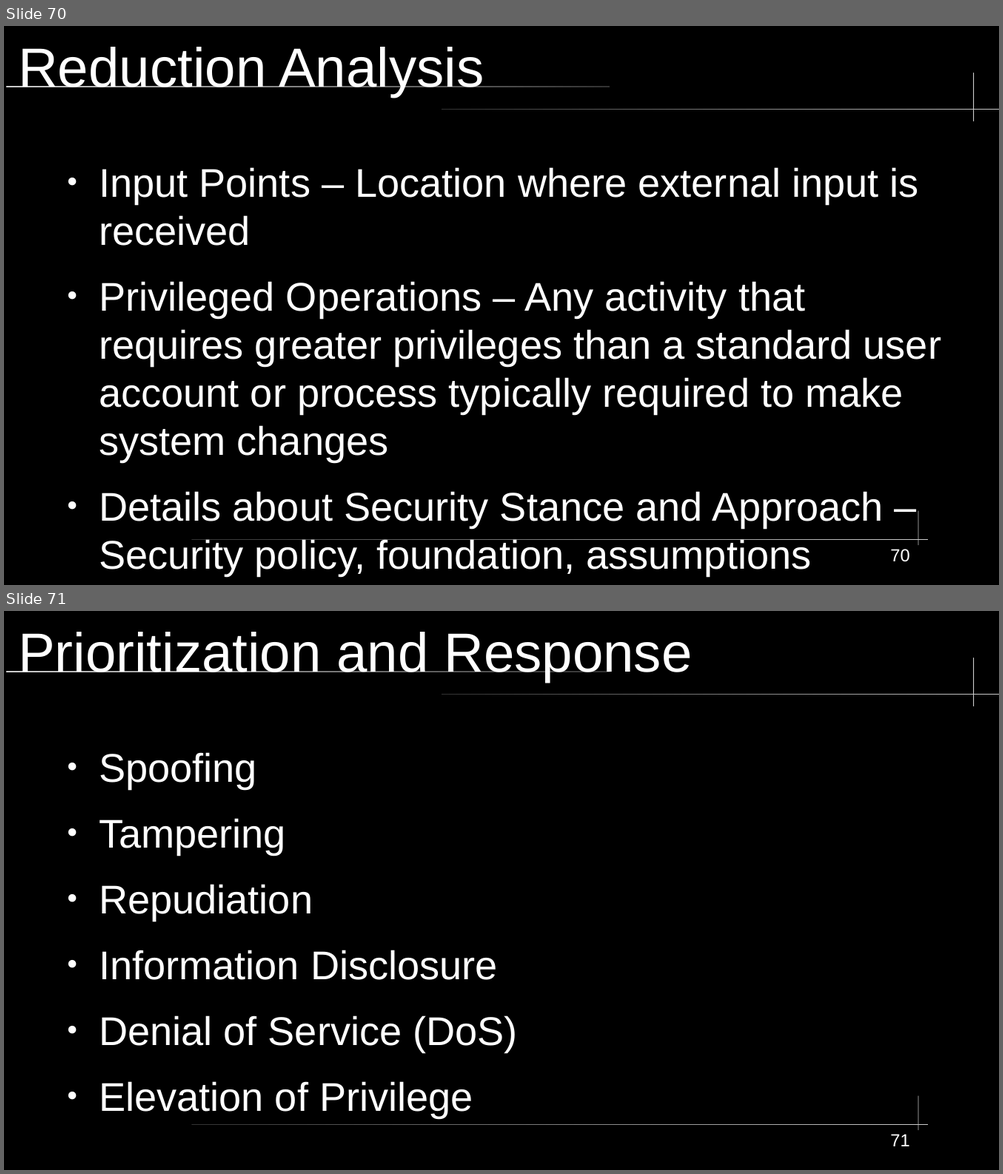
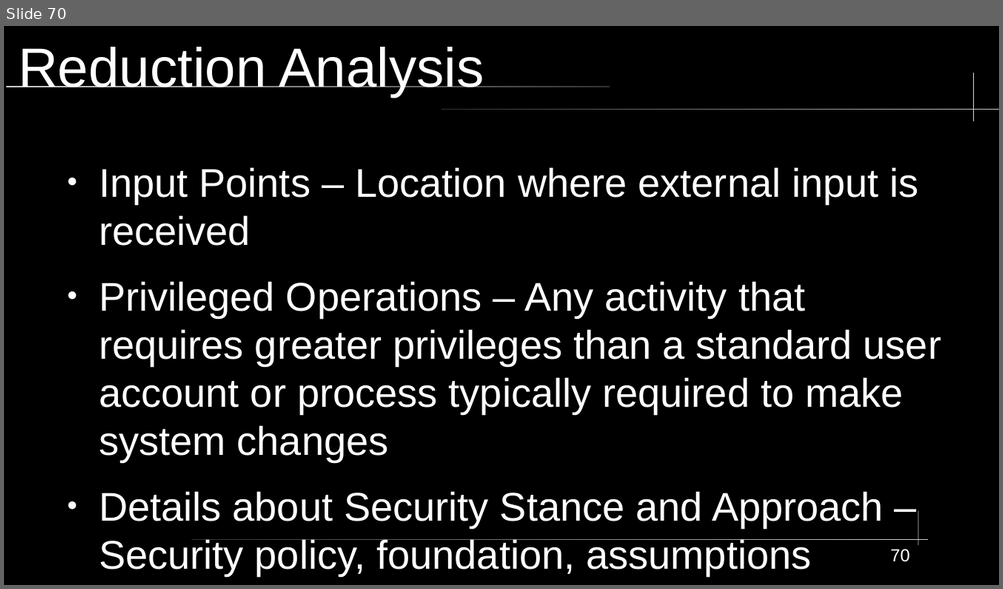
Before and after one commit to City-Colleges-of-Chicago-Cybersecurity/COMPSFI-214, a slide deck: 2026/Spring/powerpoints/Chapter-01-Security-Governance-Through-Principles-and-Policies.odp. Shown one above the other, each under a label of ours: slides 70 and 71 before the commit, slide 70 after it. The pictures are 1003x1174 and 1003x589 pixels, drawn with LibreOffice and Linux fonts; fonts in the diff are those of the drawing. Boxes give left, top, right and bottom in pixels: in the first picture for what was removed or moved away, otherwise in the second. Text is boxed around its words. In the diff, an @@ line names an element or a change of style, - is before the commit and + after.

```diff
--- a/2026/Spring/powerpoints/Chapter-01-Security-Governance-Through-Principles-and-Policies.odp
+++ b/2026/Spring/powerpoints/Chapter-01-Security-Governance-Through-Principles-and-Policies.odp
@@ slide 71 removed at <box>4,611,999,1170</box>, background #000000; not listed: 5 template elements that a slide beside it also shows @@
@@ title removed at <box>18,632,691,682</box> @@
-Prioritization and Response
@@ text removed at <box>99,752,517,1118</box> @@
-● Spoofing
-● Tampering
-● Repudiation
-● Information Disclosure
-● Denial of Service (DoS)
-● Elevation of Privilege
@@ page number removed at <box>890,1134,909,1147</box> @@
-71
```
Also in this commit, not shown: 2 slides added, 6 other files.
